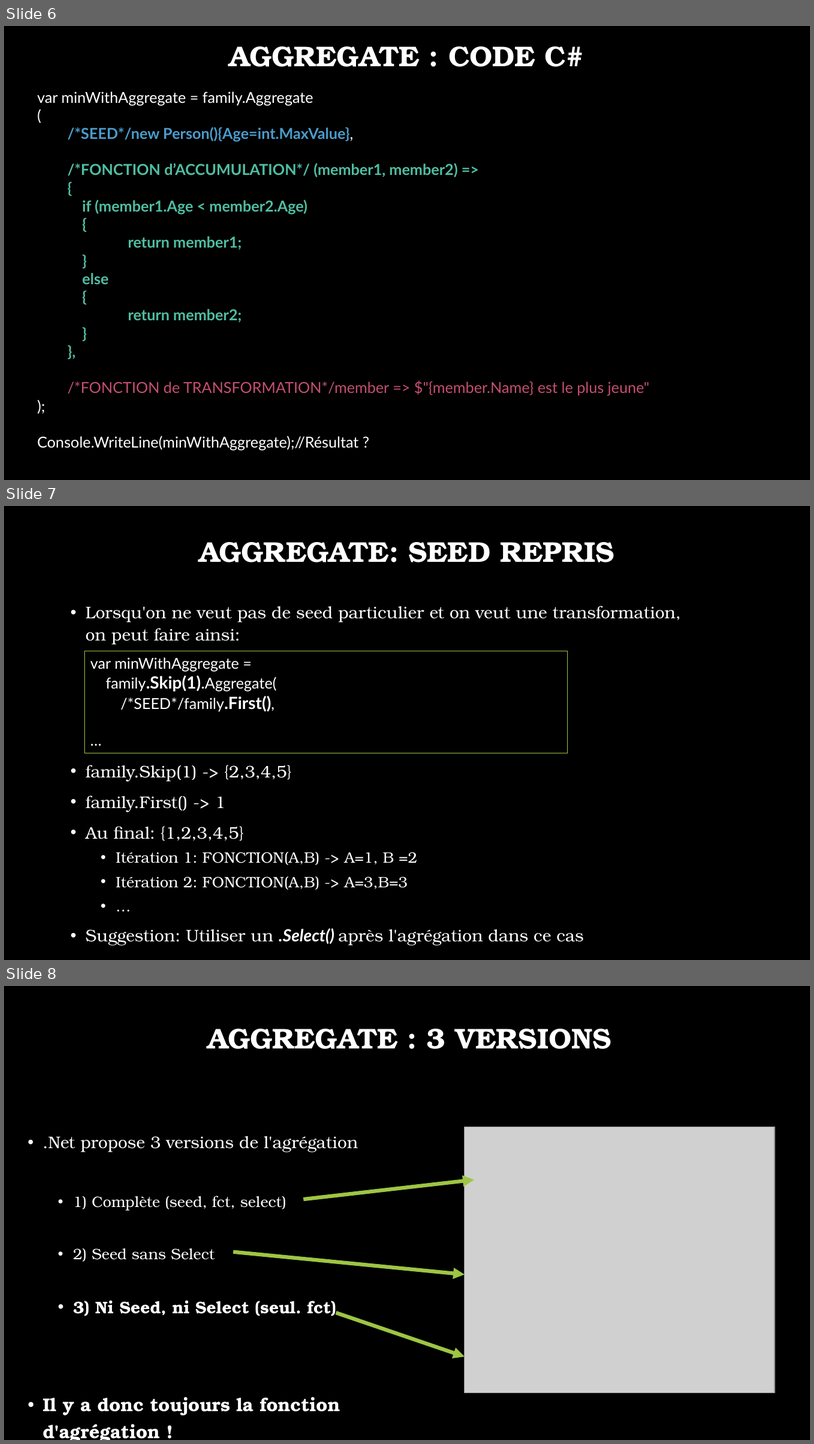
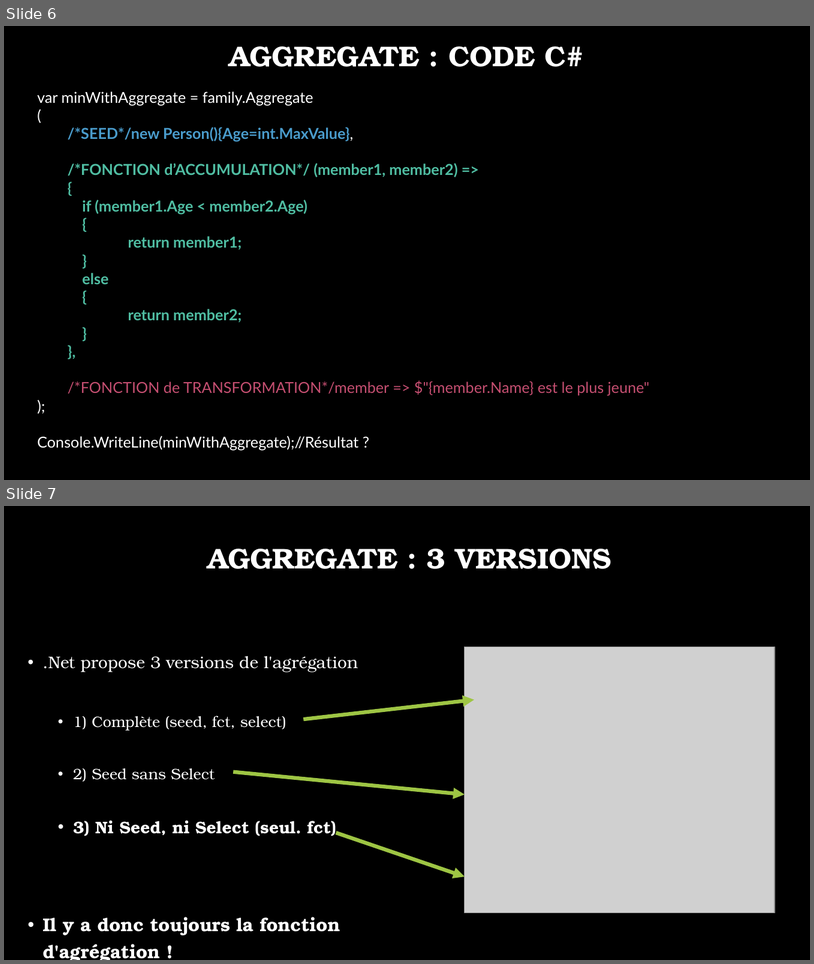
Before and after one commit to jonathanMelly/323-Programmation_fonctionnelle, a slide deck: supports/source/03-Reduce.pptx. Shown one above the other, each under a label of ours: slides 6, 7 and 8 before the commit, slides 6 and 7 after it. The pictures are 814x1444 and 814x964 pixels, drawn with LibreOffice and Linux fonts; fonts in the diff are those of the drawing; grey boxes stand for pictures; background and template pictures are left out. Boxes give left, top, right and bottom in pixels: in the first picture for what was removed or moved away, otherwise in the second. Text is boxed around its words. In the diff, an @@ line names an element or a change of style, - is before the commit and + after.

```diff
--- a/supports/source/03-Reduce.pptx
+++ b/supports/source/03-Reduce.pptx
@@ slide 7 removed at box(4, 506, 810, 960), background picture (left out) @@
@@ title removed at box(199, 542, 614, 562) @@
-AGGREGATE: SEED REPRIS
@@ text removed at box(86, 606, 681, 645) @@
-• Lorsqu'on ne veut pas de seed particulier et on veut une transformation, on peut faire ainsi:
@@ rectangle removed at box(84, 651, 568, 753) @@
-var minWithAggregate =
-family.Skip(1).Aggregate(
-/*SEED*/family.First(),
-…
@@ text removed at box(86, 765, 584, 945) @@
-• family.Skip(1) -> {2,3,4,5}
-• family.First() -> 1
-• Au final: {1,2,3,4,5}
-  • Itération 1: FONCTION(A,B) -> A=1, B =2
-  • Itération 2: FONCTION(A,B) -> A=3,B=3
-  • …
-• Suggestion: Utiliser un .Select() après l'agrégation dans ce cas
@@ what was slide 8 is now slide 7 @@
```
Also in this commit, not shown: 2 slides changed, 5 slides added.
